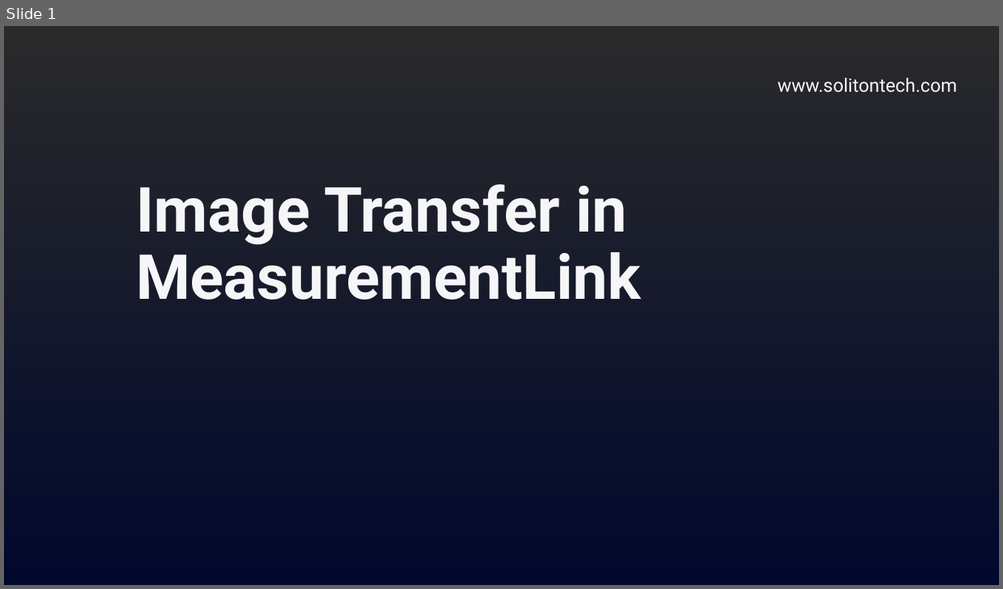
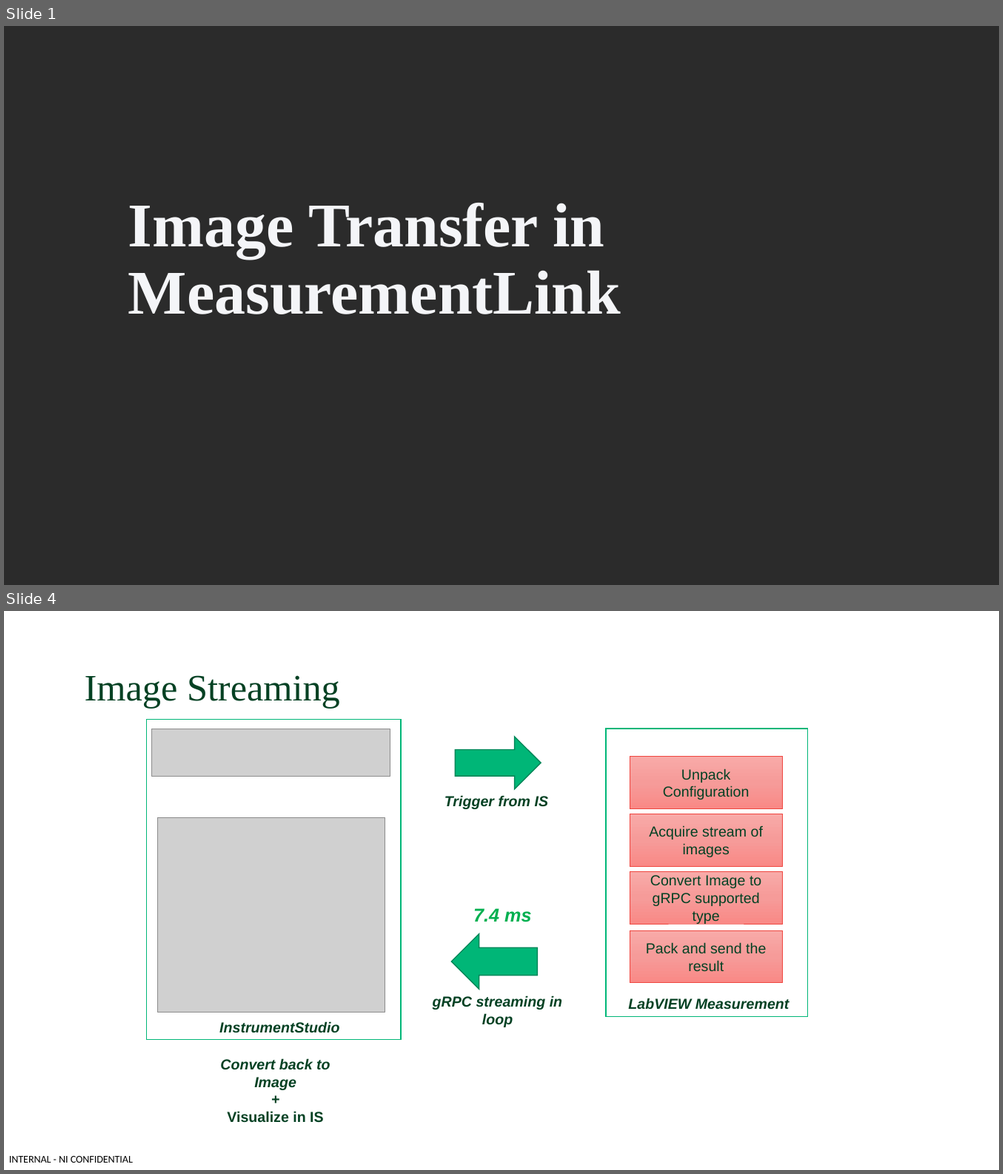
Before and after one commit to ni/measurement-plugin-labview, a slide deck: Source/Example Measurements/Image rendering/Image Transfer in MeasurementLink example.pptx. Shown one above the other, each under a label of ours: slide 1 before the commit, slides 1 and 4 after it; the slides between them are not shown. The pictures are 1003x589 and 1003x1174 pixels, drawn with LibreOffice and Linux fonts; fonts in the diff are those of the drawing; grey boxes stand for pictures; background and template pictures are left out; a plain dark background stands for a picture behind light text. Boxes give left, top, right and bottom in pixels: in the first picture for what was removed or moved away, otherwise in the second. Text is boxed around its words. In the diff, an @@ line names an element or a change of style, - is before the commit and + after.

```diff
--- a/Source/Example Measurements/Image rendering/Image Transfer in MeasurementLink example.pptx
+++ b/Source/Example Measurements/Image rendering/Image Transfer in MeasurementLink example.pptx
@@ slide 4 added at bbox=[4, 611, 999, 1170], background #FFFFFF @@
@@ title added at bbox=[85, 675, 340, 708], 36 pt, text #044123 @@
+Image Streaming
@@ rectangle added at bbox=[147, 720, 401, 1040], fill #FFFFFF, outline #00B677 1 pt @@
@@ picture added at bbox=[152, 729, 390, 777] @@
@@ right arrow added at bbox=[455, 736, 541, 789], fill #00B677, outline #008758 1 pt @@
@@ text added at bbox=[444, 795, 548, 809], 14 pt, text #044123, bold, italic @@
+Trigger from IS
@@ picture added at bbox=[158, 817, 385, 1012] @@
@@ text added at bbox=[473, 908, 531, 923], 18 pt, text #00B050, bold, italic @@
+7.4 ms
@@ left arrow added at bbox=[452, 934, 538, 989], fill #00B677, outline #008758 1 pt @@
@@ text added at bbox=[432, 996, 562, 1028], 14 pt, text #044123, bold, italic @@
+gRPC streaming in
+loop
@@ group added at bbox=[606, 729, 808, 1017]: 5 rectangles, 1 text @@
+Unpack Configuration
+Acquire stream of images
+Convert Image to gRPC supported type
+Pack and send the result
+LabVIEW Measurement
@@ text added at bbox=[219, 1022, 339, 1034], 14 pt, text #044123, bold, italic @@
+InstrumentStudio
@@ text added at bbox=[220, 1059, 330, 1123], 14 pt, text #044123, bold, italic @@
+Convert back to Image
++
+Visualize in IS
@@ text added at bbox=[9, 1156, 133, 1163], 10 pt, text #000000 @@
+INTERNAL - NI CONFIDENTIAL
@@ slide 1 changed as well @@
@@ rectangle removed at bbox=[4, 26, 999, 585] @@
@@ text removed at bbox=[777, 78, 957, 93] @@
-www.solitontech.com
@@ title "Image Transfer in MeasurementLink": place and size @@
-title "Image Transfer in MeasurementLink" at bbox=[136, 184, 640, 300]
+title "Image Transfer in MeasurementLink" at bbox=[128, 203, 620, 315]
@@ title "Image Transfer in MeasurementLink" at bbox=[128, 203, 620, 315]: font Roboto to Times New Roman, text colour #F6F5F7 to #F4F5F8 @@
```
Also in this commit, not shown: 1 other slide changed, 2 other slides added, 1 slide removed, 7 other files.
